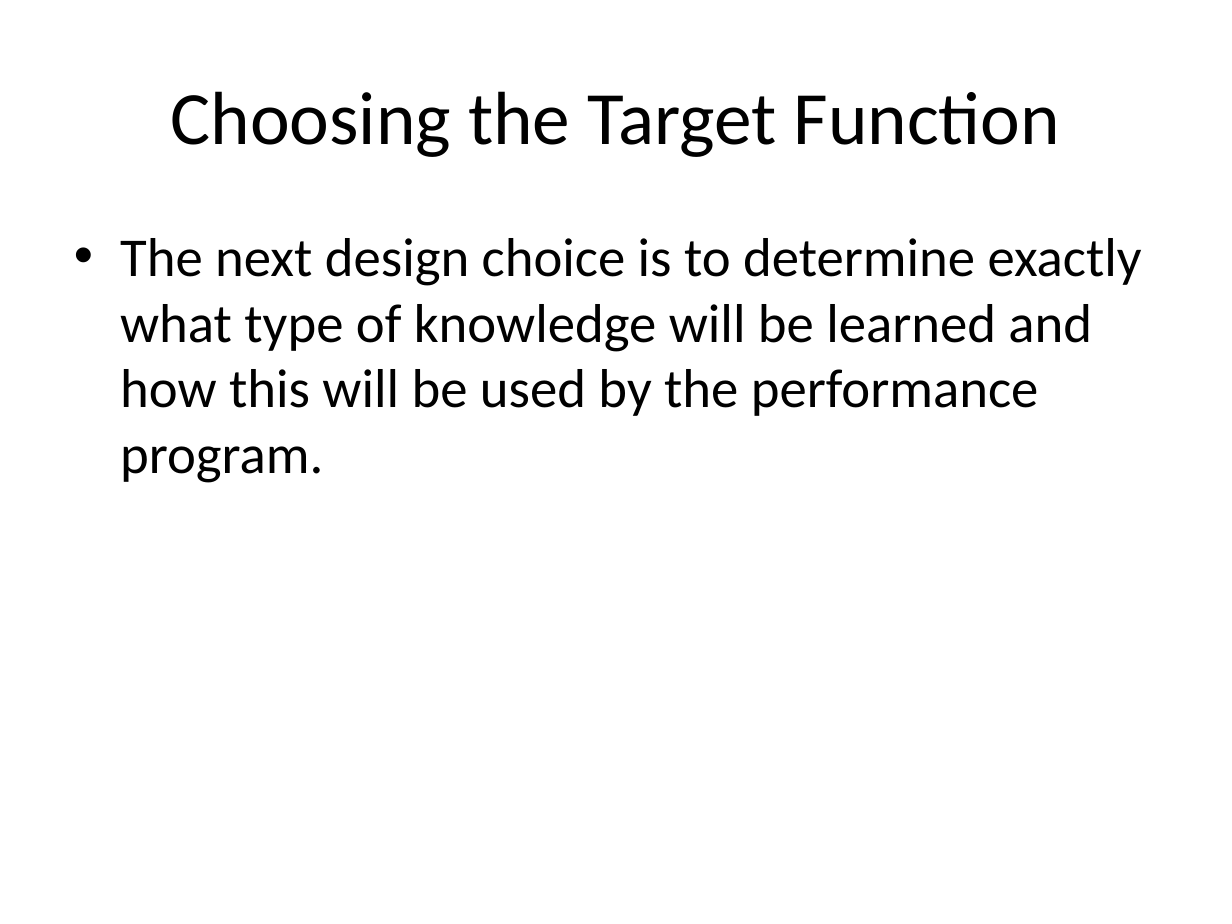
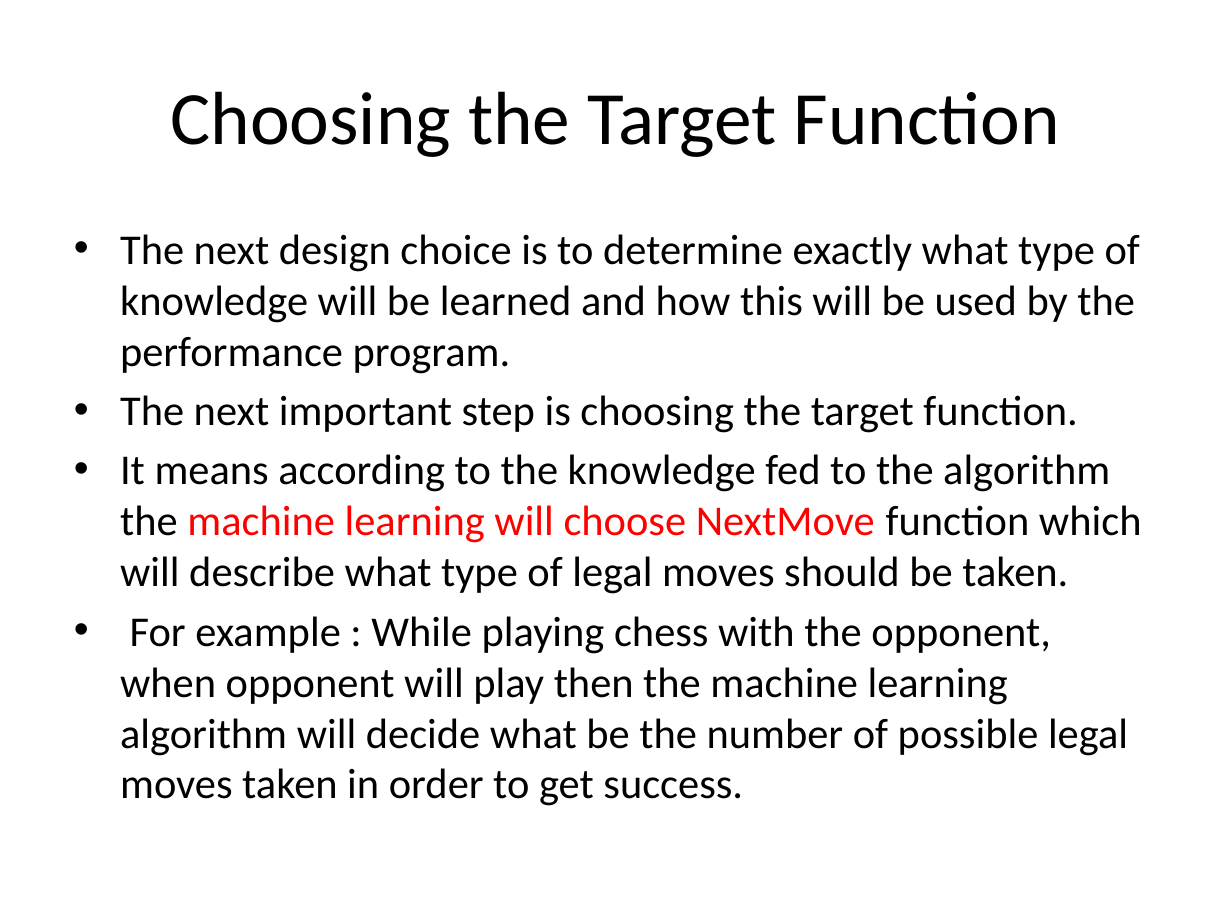
Before and after one commit to devipriyak/AI_ml-iv-sem-21-batch, a slide deck: slide 23 of Unit-4.pptx (slide 21 before the commit). Drawn at 1232x924 pixels with LibreOffice and Linux fonts; fonts in the diff are those of the drawing. Boxes give left, top, right and bottom in pixels: in the first picture for what was removed or moved away, otherwise in the second. Text is boxed around its words. In the diff, an @@ line names an element or a change of style, - is before the commit and + after.

```diff
--- a/Unit-4.pptx
+++ b/Unit-4.pptx
@@ text at bbox=[120, 234, 1140, 374]: size 32 to 24.8 pt in "The next design choice is to determine ..."; less space between paragraphs @@
@@ text at bbox=[120, 395, 1142, 806]: paragraphs added @@
+• The next important step is choosing the target function.
+• It means according to the knowledge fed to the algorithm the machine learning will choose NextMove function which will describe what type of legal moves should be taken.
+• For example : While playing chess with the opponent, when opponent will play then the machine learning algorithm will decide what be the number of possible legal moves taken in order to get success.
```
Also in this commit, not shown: 8 slides added.
